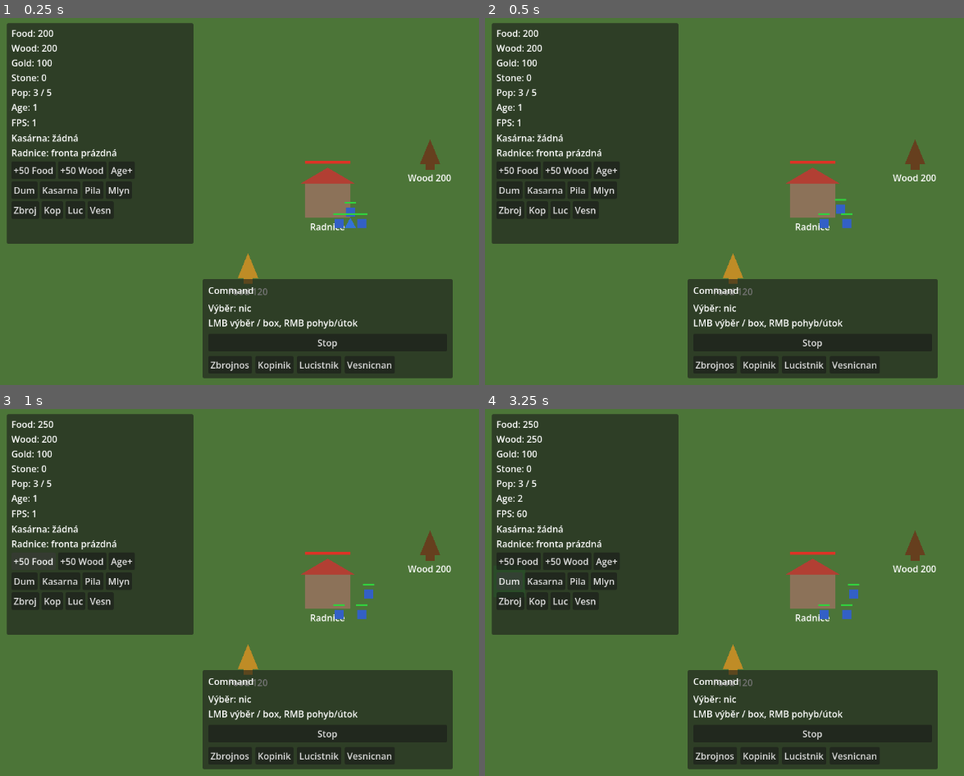
Above: before the commit, frames 1-4 (two rows, left to right).
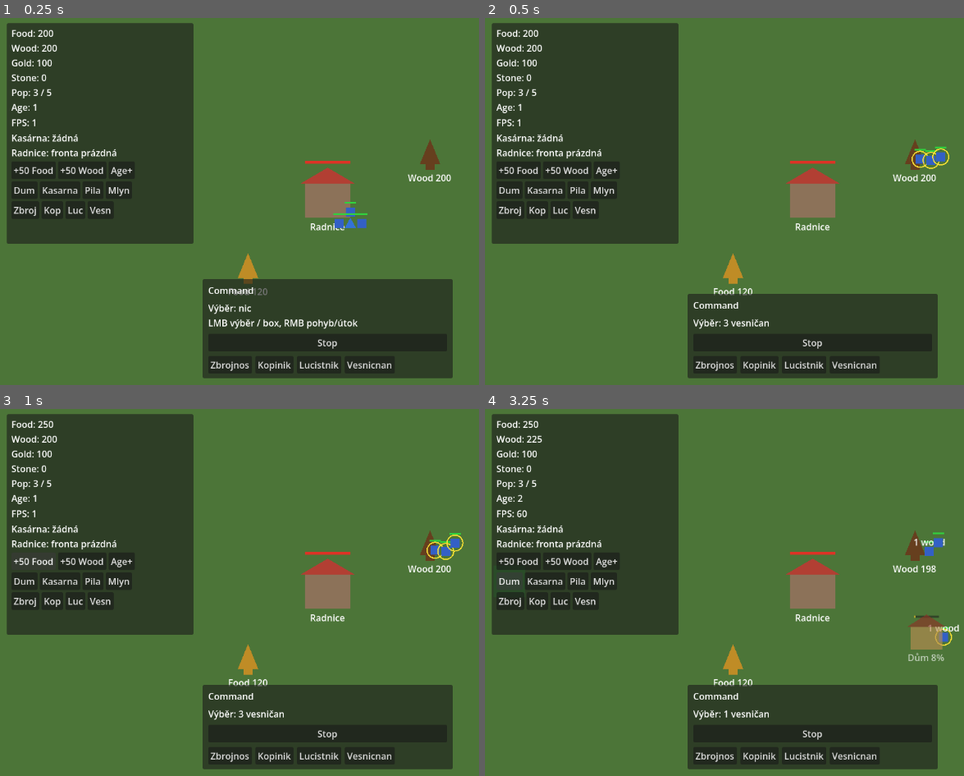
Above: after the commit, the same moments.

Repository: Kosino/ceske-srdce
Game: Godot game, scene res://scenes/map/Map.tscn
Two runs of this game, one before a commit and one after it. Both use one fixed random seed, a clock stepped at 60 frames per second and the inputs below.
Inputs:
- Up to frame 1 (0.25 s): no input
- Up to frame 2 (0.5 s): no input
- Up to frame 3 (1 s): click "+50 Food" at 0.5 s
- Up to frame 4 (3.25 s): click "+50 Wood" at 1.25 s; click "Age+" at 2 s; click "Dum" at 2.75 s

Frame 1 is identical in both runs. In frame 2, 3.1% of the frame differs, in the area x 42-97%, y 35-85%; in frame 3, 3.1%; in frame 4, 3.8%, in the area x 9-99%, y 7-85%.

Commit message:
Fix RMB gather and under-construction build timers.
Resource RMB now issues gather for selected villagers; buildings place incomplete with DESIGN times, villager builders, progress bar, and gated pop/drop-off/training.

Diff:
--- a/autoload/SelectionManager.gd
+++ b/autoload/SelectionManager.gd
@@ -40,6 +40,22 @@
 			u.command_attack(target)
 
 
+func issue_gather(resource: ResourceNode) -> void:
+	if resource == null or not is_instance_valid(resource) or resource.is_depleted():
+		return
+	for u in selected_units:
+		if is_instance_valid(u) and u is Villager:
+			(u as Villager).assign_gather(resource)
+
+
+func issue_build(building: Building) -> void:
+	if building == null or not is_instance_valid(building) or building.is_complete:
+		return
+	for u in selected_units:
+		if is_instance_valid(u) and u is Villager:
+			(u as Villager).assign_build(building)
+
+
 func issue_stop() -> void:
 	for u in selected_units:
 		if is_instance_valid(u) and u.has_method("command_stop"):
--- a/scripts/buildings/Barracks.gd
+++ b/scripts/buildings/Barracks.gd
@@ -25,12 +25,16 @@
 	building_id = "barracks"
 	display_name = "Kasárna"
 	footprint = Vector2(80, 80)
-	max_hp = 1200.0
+	max_hp = 1500.0
+	build_time = 50.0
 	super._ready()
 	add_to_group("barracks")
 
 
 func _process(delta: float) -> void:
+	super._process(delta)
+	if not is_complete:
+		return
 	if queue.is_empty():
 		return
 	train_remaining -= delta
@@ -51,6 +55,9 @@
 
 
 func enqueue_unit(unit_id: String) -> bool:
+	if not is_complete:
+		NotificationManager.show_message("Kasárna ještě není dokončená.")
+		return false
 	if unit_id not in UNIT_DEFS:
 		return false
 	if queue.size() >= MAX_QUEUE:
--- a/scripts/buildings/Building.gd
+++ b/scripts/buildings/Building.gd
@@ -2,32 +2,139 @@
 class_name Building
 
 signal destroyed(building: Building)
+signal construction_finished(building: Building)
 
 @export var team: int = 0
 @export var building_id: String = ""
 @export var display_name: String = "Budova"
 @export var max_hp: float = 500.0
 @export var footprint: Vector2 = Vector2(72, 72)
+## DESIGN base build time for 1 villager (seconds).
+@export var build_time: float = 25.0
 
 var hp: float
+var is_complete: bool = true
+var build_progress: float = 1.0
+var _builders: Dictionary = {} # instance_id -> Villager
 
 
 func _ready() -> void:
-	hp = max_hp
+	if is_complete:
+		hp = max_hp
+		build_progress = 1.0
+	else:
+		hp = maxf(max_hp * 0.1, 1.0)
+		build_progress = 0.0
+		modulate = Color(1.0, 1.0, 1.0, 0.65)
 	add_to_group("buildings")
 	if team == 0:
 		add_to_group("player_buildings")
 	else:
 		add_to_group("enemy_buildings")
+	_refresh_label()
+
+
+func start_construction(time_sec: float = -1.0) -> void:
+	if time_sec > 0.0:
+		build_time = time_sec
+	is_complete = false
+	build_progress = 0.0
+	hp = maxf(max_hp * 0.1, 1.0)
+	modulate = Color(1.0, 1.0, 1.0, 0.65)
+	_builders.clear()
+	if is_in_group("dropoffs"):
+		remove_from_group("dropoffs")
+	_refresh_label()
+	queue_redraw()
+
+
+func is_under_construction() -> bool:
+	return not is_complete
+
+
+func register_builder(villager: Node) -> void:
+	if is_complete or villager == null:
+		return
+	_builders[villager.get_instance_id()] = villager
+
+
+func unregister_builder(villager: Node) -> void:
+	if villager == null:
+		return
+	_builders.erase(villager.get_instance_id())
+
+
+func builder_count() -> int:
+	_prune_builders()
+	return _builders.size()
+
+
+func _process(delta: float) -> void:
+	if is_complete:
+		return
+	var n := builder_count()
+	if n <= 0:
+		return
+	# AoE2-like: time with n villagers = 3t/(n+2) → rate = (n+2)/(3t)
+	var rate := float(n + 2) / (3.0 * maxf(build_time, 0.01))
+	build_progress = minf(1.0, build_progress + rate * delta)
+	hp = max_hp * lerpf(0.1, 1.0, build_progress)
+	_refresh_label()
+	queue_redraw()
+	if build_progress >= 1.0:
+		_finish_construction()
+
+
+func _finish_construction() -> void:
+	is_complete = true
+	build_progress = 1.0
+	hp = max_hp
+	modulate = Color(1, 1, 1, 1)
+	for id in _builders.keys():
+		var v = _builders[id]
+		if is_instance_valid(v) and v.has_method("notify_build_finished"):
+			v.notify_build_finished(self)
+	_builders.clear()
+	_refresh_label()
+	queue_redraw()
+	_on_construction_finished()
+	construction_finished.emit(self)
+	print("[BUILD] completed %s" % display_name)
+	NotificationManager.show_message("Dokončeno: %s" % display_name)
+
+
+## Override in subclasses for pop/drop-off/unlock.
+func _on_construction_finished() -> void:
+	pass
+
+
+func _prune_builders() -> void:
+	var dead: Array = []
+	for id in _builders.keys():
+		var v = _builders[id]
+		if not is_instance_valid(v):
+			dead.append(id)
+	for id in dead:
+		_builders.erase(id)
+
+
+func _refresh_label() -> void:
 	if has_node("Label"):
-		$Label.text = display_name
+		if is_complete:
+			$Label.text = display_name
+		else:
+			$Label.text = "%s %d%%" % [display_name, int(build_progress * 100.0)]
 
 
 func _draw() -> void:
-	var ratio := clampf(hp / maxf(max_hp, 1.0), 0.0, 1.0)
 	var bar_w := footprint.x * 0.8
-	draw_rect(Rect2(Vector2(-bar_w * 0.5, -footprint.y * 0.5 - 10.0), Vector2(bar_w, 4.0)), Color(0.1, 0.1, 0.1, 0.8))
-	draw_rect(Rect2(Vector2(-bar_w * 0.5, -footprint.y * 0.5 - 10.0), Vector2(bar_w * ratio, 4.0)), Color(0.85, 0.25, 0.2, 0.95))
+	var origin := Vector2(-bar_w * 0.5, -footprint.y * 0.5 - 10.0)
+	draw_rect(Rect2(origin, Vector2(bar_w, 4.0)), Color(0.1, 0.1, 0.1, 0.8))
+	if is_complete:
+		var ratio := clampf(hp / maxf(max_hp, 1.0), 0.0, 1.0)
+		draw_rect(Rect2(origin, Vector2(bar_w * ratio, 4.0)), Color(0.85, 0.25, 0.2, 0.95))
+	else:
+		draw_rect(Rect2(origin, Vector2(bar_w * build_progress, 4.0)), Color(0.95, 0.85, 0.2, 0.95))
 
 
 func take_damage(amount: float) -> void:
--- a/scripts/buildings/BuildingPlacer.gd
+++ b/scripts/buildings/BuildingPlacer.gd
@@ -8,12 +8,19 @@
 const LUMBER_SCENE := preload("res://scenes/buildings/LumberCamp.tscn")
 const MILL_SCENE := preload("res://scenes/buildings/Mill.tscn")
 
-## DESIGN costs (build time not simulated in placer — instant place).
+## DESIGN costs and base build times (1 villager).
 const COSTS := {
 	"house": {"wood": 25},
 	"barracks": {"wood": 175},
 	"lumber_camp": {"wood": 100},
 	"mill": {"wood": 100},
+}
+
+const BUILD_TIMES := {
+	"house": 25.0,
+	"barracks": 50.0,
+	"lumber_camp": 35.0,
+	"mill": 35.0,
 }
 
 const FOOTPRINTS := {
@@ -66,13 +73,43 @@
 	if building == null or entities == null:
 		return null
 	building.position = world_pos
+	# Mark incomplete before _ready so House/Pila/Mlýn skip pop/drop-off unlock.
+	building.is_complete = false
+	building.build_progress = 0.0
 	entities.add_child(building)
 	if building is Barracks:
 		(building as Barracks).spawn_parent = entities
-	print("[BUILD] placed %s at %s" % [building_type, str(world_pos)])
+	var build_t: float = float(BUILD_TIMES.get(building_type, building.build_time))
+	building.start_construction(build_t)
+	_assign_builders(building)
+	print("[BUILD] placed %s under construction (%.0fs) at %s" % [building_type, build_t, str(world_pos)])
 	building_placed.emit(building)
-	NotificationManager.show_message("Postaveno: %s" % building.display_name)
+	NotificationManager.show_message("Zakládám: %s" % building.display_name)
 	return building
+
+
+func _assign_builders(building: Building) -> void:
+	var assigned := false
+	for u in SelectionManager.selected_units:
+		if u is Villager and is_instance_valid(u):
+			(u as Villager).assign_build(building)
+			assigned = true
+	if assigned:
+		return
+	var best: Villager = null
+	var best_d := 220.0
+	for n in get_tree().get_nodes_in_group("villagers"):
+		if not (n is Villager):
+			continue
+		var v := n as Villager
+		if v.team != 0:
+			continue
+		var d := v.global_position.distance_to(building.global_position)
+		if d < best_d:
+			best_d = d
+			best = v
+	if best:
+		best.assign_build(building)
 
 
 func _process(_delta: float) -> void:
--- a/scripts/buildings/House.gd
+++ b/scripts/buildings/House.gd
@@ -1,7 +1,7 @@
 extends Building
 class_name House
 
-## DESIGN: Dům 25 D, HP 550, +5 populace (strop 200).
+## DESIGN: Dům 25 D, 25 s, HP 550, +5 populace (strop 200).
 @export var population_bonus: int = 5
 
 
@@ -10,7 +10,11 @@
 	display_name = "Dům"
 	footprint = Vector2(56, 56)
 	max_hp = 550.0
+	build_time = 25.0
 	super._ready()
 	add_to_group("houses")
+
+
+func _on_construction_finished() -> void:
 	if team == 0:
 		GameManager.add_population_cap(population_bonus)
--- a/scripts/buildings/LumberCamp.gd
+++ b/scripts/buildings/LumberCamp.gd
@@ -1,7 +1,7 @@
 extends ResourceCamp
 class_name LumberCamp
 
-## DESIGN: Pila 100 D, HP 1000, drop-off dřevo.
+## DESIGN: Pila 100 D, 35 s, HP 1000, drop-off dřevo.
 
 
 func _ready() -> void:
@@ -9,5 +9,6 @@
 	display_name = "Pila"
 	footprint = Vector2(72, 72)
 	max_hp = 1000.0
+	build_time = 35.0
 	accepted_resources = PackedStringArray(["wood"])
 	super._ready()
--- a/scripts/buildings/Mill.gd
+++ b/scripts/buildings/Mill.gd
@@ -1,7 +1,7 @@
 extends ResourceCamp
 class_name Mill
 
-## DESIGN: Mlýn 100 D, HP 1000, drop-off jídlo.
+## DESIGN: Mlýn 100 D, 35 s, HP 1000, drop-off jídlo.
 
 
 func _ready() -> void:
@@ -9,5 +9,6 @@
 	display_name = "Mlýn"
 	footprint = Vector2(72, 72)
 	max_hp = 1000.0
+	build_time = 35.0
 	accepted_resources = PackedStringArray(["food"])
 	super._ready()
--- a/scripts/buildings/ResourceCamp.gd
+++ b/scripts/buildings/ResourceCamp.gd
@@ -8,8 +8,18 @@
 
 func _ready() -> void:
 	super._ready()
-	add_to_group("dropoffs")
+	if is_complete:
+		_enable_dropoff()
 
 
 func accepts(resource_type: String) -> bool:
-	return resource_type in accepted_resources
+	return is_complete and resource_type in accepted_resources
+
+
+func _on_construction_finished() -> void:
+	_enable_dropoff()
+
+
+func _enable_dropoff() -> void:
+	if not is_in_group("dropoffs"):
+		add_to_group("dropoffs")
--- a/scripts/input/SelectionController.gd
+++ b/scripts/input/SelectionController.gd
@@ -94,8 +94,51 @@
 	if enemy:
 		SelectionManager.issue_attack(enemy)
 		NotificationManager.show_message("Útok!")
-	else:
-		SelectionManager.issue_move(world_pos)
+		return
+	var resource := _find_resource_at(world_pos)
+	if resource:
+		SelectionManager.issue_gather(resource)
+		NotificationManager.show_message("Sklizeň: %s" % resource.resource_type)
+		return
+	var site := _find_unfinished_building_at(world_pos)
+	if site:
+		SelectionManager.issue_build(site)
+		NotificationManager.show_message("Stavba: %s" % site.display_name)
+		return
+	SelectionManager.issue_move(world_pos)
+
+
+func _find_resource_at(world_pos: Vector2) -> ResourceNode:
+	var best: ResourceNode = null
+	var best_dist := 40.0
+	for node in get_tree().get_nodes_in_group("resources"):
+		if not (node is ResourceNode):
+			continue
+		var res := node as ResourceNode
+		if res.is_depleted():
+			continue
+		var d := res.global_position.distance_to(world_pos)
+		if d < best_dist + res.gather_radius:
+			best_dist = d
+			best = res
+	return best
+
+
+func _find_unfinished_building_at(world_pos: Vector2) -> Building:
+	var best: Building = null
+	var best_dist := 40.0
+	for node in get_tree().get_nodes_in_group("player_buildings"):
+		if not (node is Building):
+			continue
+		var b := node as Building
+		if b.is_complete:
+			continue
+		var radius := b.footprint.length() * 0.35
+		var d := b.global_position.distance_to(world_pos)
+		if d < best_dist + radius:
+			best_dist = d
+			best = b
+	return best
 
 
 func _find_enemy_at(world_pos: Vector2) -> Node2D:
--- a/scripts/map/Map.gd
+++ b/scripts/map/Map.gd
@@ -15,6 +15,8 @@
 	await get_tree().physics_frame
 	_spawn_core_demo()
 	await _run_friendly_target_smoke()
+	await _run_gather_rmb_smoke()
+	await _run_construction_smoke()
 	NotificationManager.show_message("Start: Radnice + vesničané + zdroje. F3 stavění/trénink.")
 
 
@@ -81,3 +83,111 @@
 		print("[TEST] villager_moving_state=%s" % [villager.state == Villager.State.MOVING])
 
 	soldier.queue_free()
+
+
+## RMB-style gather: issue_gather must enter harvest and reduce resource (not stay MOVING).
+func _run_gather_rmb_smoke() -> void:
+	await get_tree().physics_frame
+	var wood: ResourceNode = null
+	for n in get_tree().get_nodes_in_group("resources"):
+		if n is ResourceNode and (n as ResourceNode).resource_type == "wood":
+			wood = n as ResourceNode
+			break
+	var villagers: Array[Villager] = []
+	for n in get_tree().get_nodes_in_group("villagers"):
+		if n is Villager and (n as Villager).team == 0:
+			villagers.append(n as Villager)
+	if wood == null or villagers.is_empty():
+		print("[TEST] FAIL gather setup missing wood/villagers")
+		return
+
+	# Place villagers near the node so navigation isn't flaky in headless.
+	for i in villagers.size():
+		villagers[i].global_position = wood.global_position + Vector2(18.0 + float(i) * 10.0, 8.0)
+
+	var amount_before := wood.amount_remaining
+	SelectionManager.select_multiple(villagers)
+	SelectionManager.issue_gather(wood)
+	await get_tree().physics_frame
+
+	var ordered := 0
+	for v in villagers:
+		if v.state == Villager.State.MOVE_TO_RESOURCE or v.state == Villager.State.HARVESTING:
+			ordered += 1
+	print("[TEST] gather_rmb ordered=%d/%d state0=%s" % [ordered, villagers.size(), villagers[0].state])
+
+	var harvested := false
+	for _i in range(40):
+		await get_tree().create_timer(0.25).timeout
+		if not is_instance_valid(wood):
+			harvested = true
+			break
+		if wood.amount_remaining < amount_before:
+			harvested = true
+			break
+
+	var amount_after := wood.amount_remaining if is_instance_valid(wood) else 0
+	print("[TEST] gather_rmb amount %d -> %d harvested=%s" % [amount_before, amount_after, harvested])
+	if ordered > 0 and harvested:
+		print("[TEST] PASS gather after RMB adds resource progress")
+	else:
+		print("[TEST] FAIL gather after RMB")
+
+	SelectionManager.issue_stop()
+	await get_tree().physics_frame
+
+
+## Place house under construction; villager builds; completes after timed progress.
+func _run_construction_smoke() -> void:
+	await get_tree().physics_frame
+	var villager: Villager = null
+	for n in get_tree().get_nodes_in_group("villagers"):
+		if n is Villager and (n as Villager).team == 0:
+			villager = n as Villager
+			break
+	if villager == null or building_placer == null:
+		print("[TEST] FAIL construction setup")
+		return
+
+	SelectionManager.select_single(villager)
+	var place_pos := Vector2(1100, 780)
+	var house := building_placer.place_at("house", place_pos)
+	if house == null:
+		print("[TEST] FAIL house place")
+		return
+
+	# Keep DESIGN formula, but shorten base time so headless finishes quickly.
+	house.build_time = 2.0
+	villager.global_position = house.global_position + Vector2(30, 0)
+	villager.assign_build(house)
+
+	var started_incomplete := not house.is_complete and house.build_progress < 0.05
+	var low_hp := house.hp <= house.max_hp * 0.15 + 0.01
+	print("[TEST] construction placed incomplete=%s low_hp=%s progress=%.2f hp=%.1f" % [
+		started_incomplete, low_hp, house.build_progress, house.hp
+	])
+
+	await get_tree().create_timer(0.4).timeout
+	print("[TEST] construction villager_state=%s builders=%d" % [villager.state, house.builder_count()])
+
+	var progressed := false
+	var completed := false
+	for _i in range(40):
+		await get_tree().create_timer(0.25).timeout
+		if not is_instance_valid(house):
+			break
+		if house.build_progress > 0.05:
+			progressed = true
+		if house.is_complete:
+			completed = true
+			break
+
+	print("[TEST] construction progressed=%s completed=%s final_progress=%.2f" % [
+		progressed,
+		completed,
+		house.build_progress if is_instance_valid(house) else -1.0
+	])
+	if started_incomplete and low_hp and progressed and completed:
+		print("[TEST] PASS building completes after time")
+	else:
+		print("[TEST] FAIL construction smoke")
--- a/scripts/units/Villager.gd
+++ b/scripts/units/Villager.gd
@@ -1,20 +1,24 @@
 extends Unit
 class_name Villager
 
-enum State { IDLE, MOVING, MOVE_TO_RESOURCE, HARVESTING, MOVE_TO_DROPOFF }
-
+enum State { IDLE, MOVING, MOVE_TO_RESOURCE, HARVESTING, MOVE_TO_DROPOFF, MOVE_TO_BUILD, BUILDING }
+
+## DESIGN rates: wood 0.385/s, food 0.31/s. Carry 10.
 const HARVEST_RATES := {
-	"wood": 0.40,
-	"food": 0.30,
+	"wood": 0.385,
+	"food": 0.31,
 	"gold": 0.35,
 	"stone": 0.35,
 }
 
+const BUILD_RANGE := 40.0
+
 @export var carry_capacity: int = 10
 
 var state: State = State.IDLE
 var target_resource: ResourceNode
 var target_dropoff: Node2D
+var target_building: Building
 var carried_type: String = ""
 var carried_amount: int = 0
 var _harvest_accumulator: float = 0.0
@@ -28,6 +32,7 @@
 	speed = 80.0
 	attack_damage = 3.0
 	super._ready()
+	add_to_group("villagers")
 	_refresh_carry_label()
 
 
@@ -37,6 +42,7 @@
 	if not resource.has_method("harvest"):
 		print("[GATHER] refuse harvest target (not a resource): %s" % resource.name)
 		return
+	_leave_build_site()
 	target_resource = resource
 	target_dropoff = dropoff
 	if is_instance_valid(target_resource):
@@ -44,6 +50,24 @@
 	_go_to_resource()
 
 
+func assign_build(building: Building) -> void:
+	if building == null or not is_instance_valid(building) or building.is_complete:
+		return
+	_interrupt_gather_orders()
+	target_building = building
+	state = State.MOVE_TO_BUILD
+	attack_target = null
+	set_movement_target(building.global_position)
+	print("[BUILD] villager assigned to %s" % building.display_name)
+
+
+func notify_build_finished(building: Building) -> void:
+	if target_building == building:
+		_leave_build_site()
+		state = State.IDLE
+		stop_movement()
+
+
 func _harvest_rate_for(resource_type: String) -> float:
 	return float(HARVEST_RATES.get(resource_type, 0.30))
 
@@ -66,24 +90,43 @@
 			_steer_toward_target()
 			if _reached_dropoff():
 				_deposit()
+		State.MOVE_TO_BUILD:
+			if not _building_valid():
+				_leave_build_site()
+				state = State.IDLE
+				stop_movement()
+				return
+			set_movement_target(target_building.global_position)
+			_steer_toward_target()
+			if global_position.distance_to(target_building.global_position) <= _build_reach():
+				_begin_building()
+		State.BUILDING:
+			stop_movement()
+			if not _building_valid() or target_building.is_complete:
+				_leave_build_site()
+				state = State.IDLE
+				return
+			target_building.register_builder(self)
 		State.IDLE:
 			stop_movement()
 
 
 func command_move(world_pos: Vector2) -> void:
+	_leave_build_site()
 	_interrupt_gather_orders()
 	state = State.MOVING
 	super.command_move(world_pos)
 
 
 func command_stop() -> void:
+	_leave_build_site()
 	_interrupt_gather_orders()
 	state = State.IDLE
 	super.command_stop()
 
 
 func command_attack(target: Node2D) -> void:
-	# Villagers never attack; keep gather/move only.
+	# Villagers never attack; keep gather/move/build only.
 	print("[COMBAT] villager refuse attack -> %s" % (target.name if target else "null"))
 	return
 
@@ -93,6 +136,32 @@
 	target_dropoff = null
 
 
+func _leave_build_site() -> void:
+	if target_building != null and is_instance_valid(target_building):
+		target_building.unregister_builder(self)
+	target_building = null
+
+
+func _building_valid() -> bool:
+	return target_building != null and is_instance_valid(target_building)
+
+
+func _build_reach() -> float:
+	if not _building_valid():
+		return BUILD_RANGE
+	return BUILD_RANGE + target_building.footprint.length() * 0.2
+
+
+func _begin_building() -> void:
+	if not _building_valid() or target_building.is_complete:
+		_leave_build_site()
+		state = State.IDLE
+		return
+	state = State.BUILDING
+	stop_movement()
+	target_building.register_builder(self)
+
+
 func _go_to_resource() -> void:
 	if not is_instance_valid(target_resource) or target_resource.is_depleted():
 		state = State.IDLE
@@ -104,6 +173,7 @@
 		state = State.IDLE
 		return
 	state = State.MOVE_TO_RESOURCE
+	attack_target = null
 	set_movement_target(target_resource.global_position)
 
 
@@ -120,6 +190,7 @@
 	carried_type = target_resource.resource_type
 	_harvest_accumulator = 0.0
 	stop_movement()
+	print("[GATHER] harvesting %s" % carried_type)
 
 
 func _harvest(delta: float) -> void:
--- a/scripts/world/ResourceNode.gd
+++ b/scripts/world/ResourceNode.gd
@@ -12,6 +12,7 @@
 
 
 func _ready() -> void:
+	add_to_group("resources")
 	_refresh_label()
 	if visual:
 		match resource_type:
